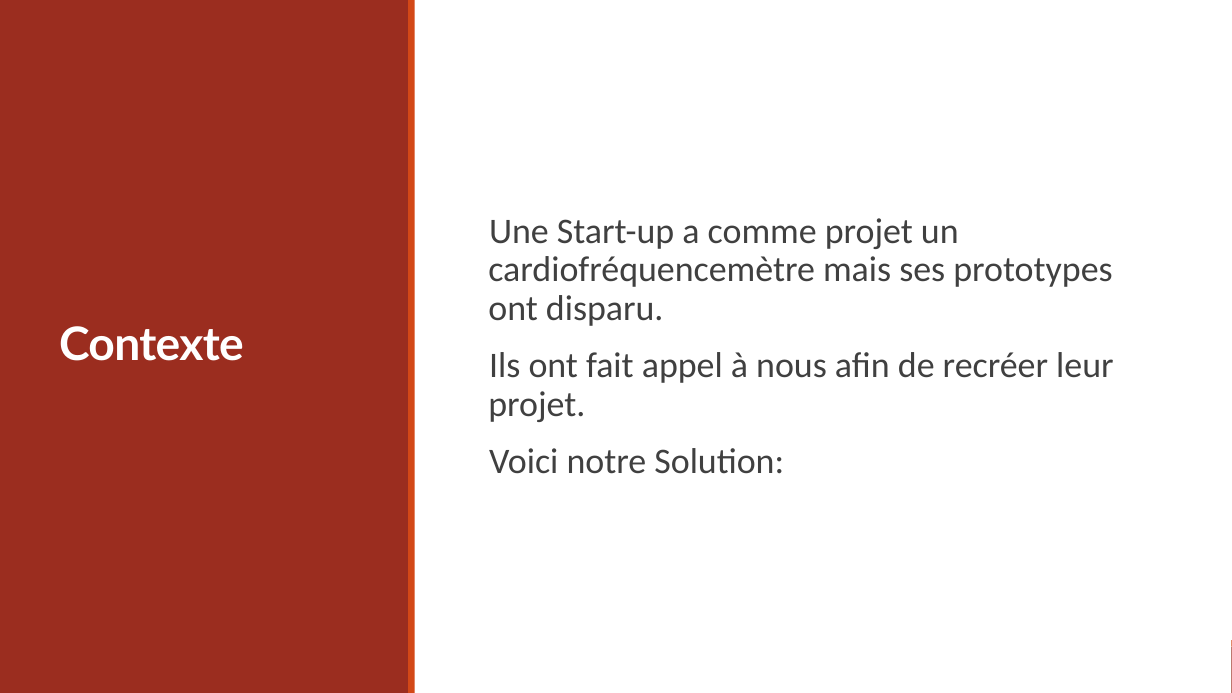
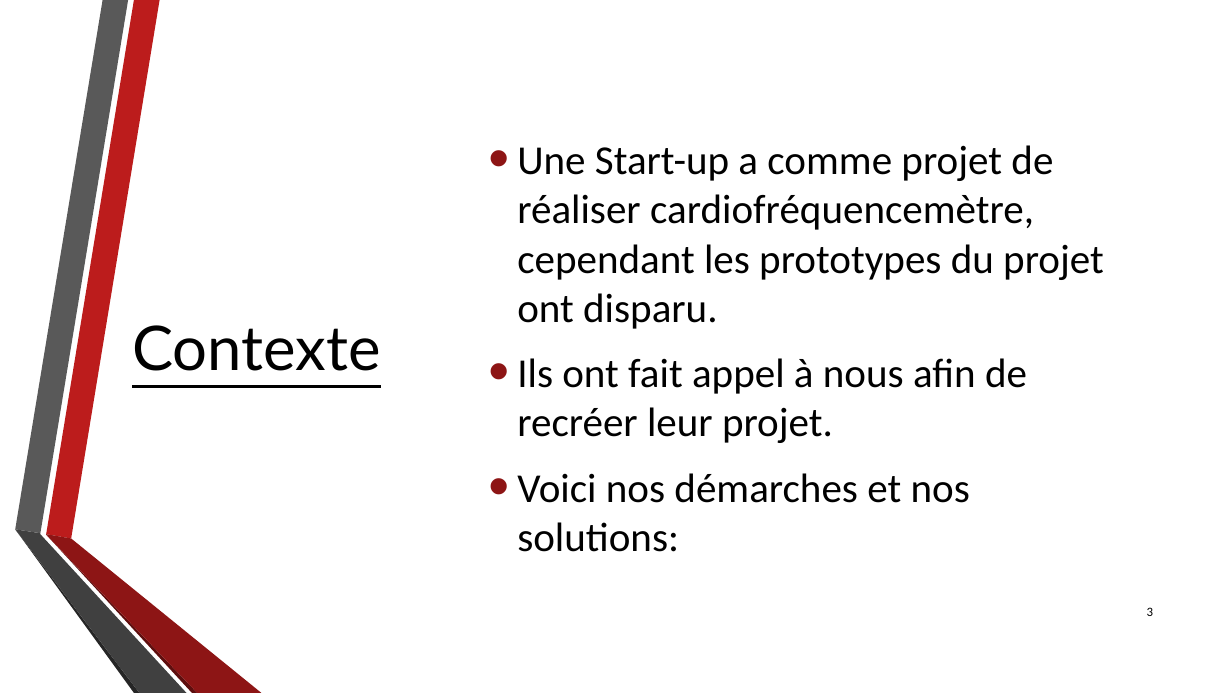
Before and after one commit to Taikylah/Projet-Groupe-4, a slide deck: slide 3 of Présentation.pptx. Drawn at 1232x693 pixels with LibreOffice and Linux fonts; fonts in the diff are those of the drawing. Boxes give left, top, right and bottom in pixels: in the first picture for what was removed or moved away, otherwise in the second. Text is boxed around its words. In the diff, an @@ line names an element or a change of style, - is before the commit and + after.

```diff
--- a/Présentation.pptx
+++ b/Présentation.pptx
@@ rectangle removed at [0,0,1232,693] @@
@@ rectangle removed at [0,0,409,693] @@
@@ rectangle removed at [409,0,415,693] @@
@@ text at [517,145,1104,329]: text changed; size 28 to 32 pt; text colour #404040 to #000000 @@
-  Une Start-up a comme projet un cardiofréquencemètre mais ses prototypes ont disparu.
+• Une Start-up a comme projet de réaliser cardiofréquencemètre, cependant les prototypes du projet ont disparu.
@@ text "Contexte": place and size @@
-text "Contexte" at [59,326,244,361]
+text "Contexte" at [132,325,381,371]
@@ text "Contexte" at [132,325,381,371]: size 36 to 48 pt, text colour #FFFFFF to #000000, letter spacing -0.5 to 0 pt, bold off, underline on; line spacing 0.85 to 1; vertical alignment middle to top @@
@@ text at [517,358,1027,443]: size 28 to 32 pt, text colour #404040 to #000000 in "Ils ont fait appel à nous afin ..."; bullet   to •; line spacing 0.9 to 1; less space between paragraphs; bullet colour #D34817 to #8D1515 @@
@@ text at [517,473,970,552]: text changed; size 28 to 32 pt; text colour #404040 to #000000 @@
-  Voici notre Solution:
+• Voici nos démarches et nos solutions:
@@ group added at [15,0,262,693]: 6 freeform shapes @@
@@ page number added at [1147,607,1153,616], 10 pt, text #000000 @@
+3
@@ rectangle removed at [0,647,1232,693] @@
@@ rectangle removed at [0,640,1232,647] @@
```
Also in this commit, not shown: 5 other slides changed, 11 slides added, 5 slides removed, 8 other files.
